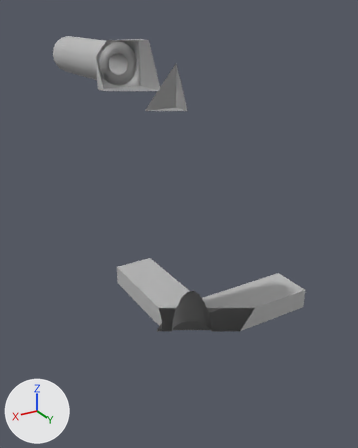
The FBX model Assets/Models/Turret.fbx as it was, and as the next commit left it.
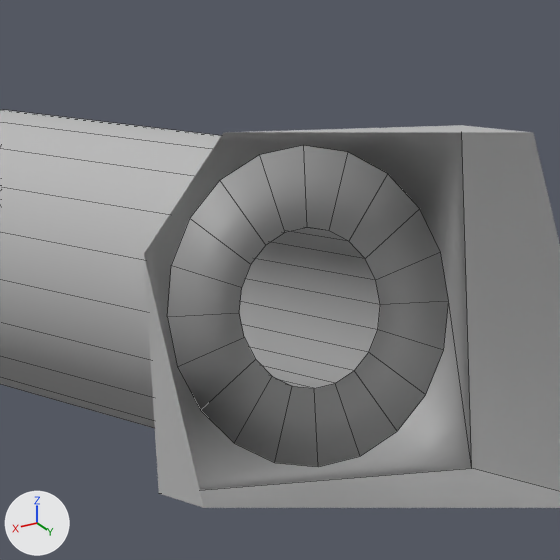
Each version appears first whole from a 50 mm camera at (0.0516, 0.0803, 0.0659) aimed at (-0.0035, -0.0116, 0.02), and next in a close-up on the part from 21% to 43% of the width and 5% to 22% of the height. The lights are fixed; the arrows at lower left show +X, +Y and +Z. The close-ups show mesh edges as thin lines. Everything nearer to the camera than a plane just in front of the edit is cut away. Where no turn or scale is listed for an object, it has been applied to the vertices.

Names of what the first close-up shows: 'Gun'.
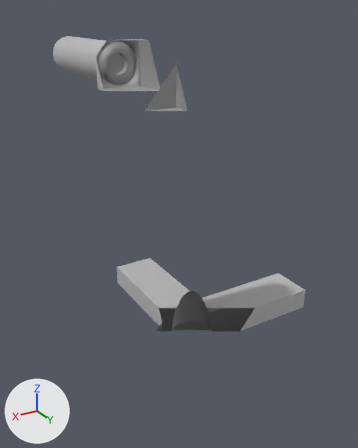
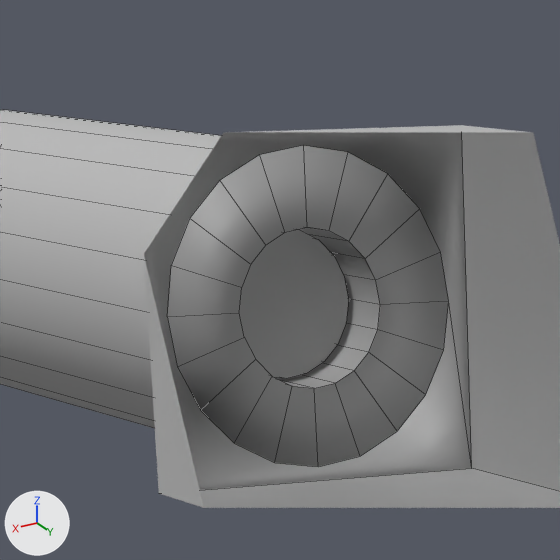
Boxes [x1, y1, x2, y2] around the edits, measured in the close-ups (560 x 560 px):
'Bullet', added: after [239, 230, 348, 379]

Patch to the scene script:
```diff
--- a/Assets/Models/Turret.fbx.py
+++ b/Assets/Models/Turret.fbx.py
@@ me_mesh_003 @@
+me_mesh_003.from_pydata(...)  # 41 vertices, 41 faces; spans x -0.00239..0.00239, y -0.0048..0.0048, z -0.00239..0.00239
+me_mesh_003.materials.append(mat_lambert1)  # grey #bcbcbc
@@ ob_bullet @@
+ob_bullet = bpy.data.objects.new('Bullet', me_mesh_003)
+ob_bullet.location = (0.00008, -0.04072, 0.05419)
```
